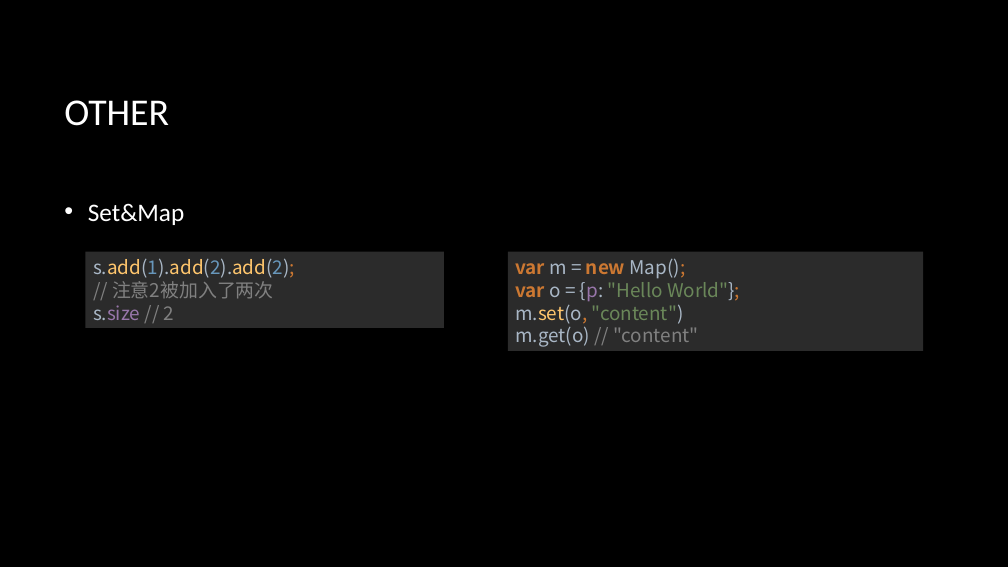
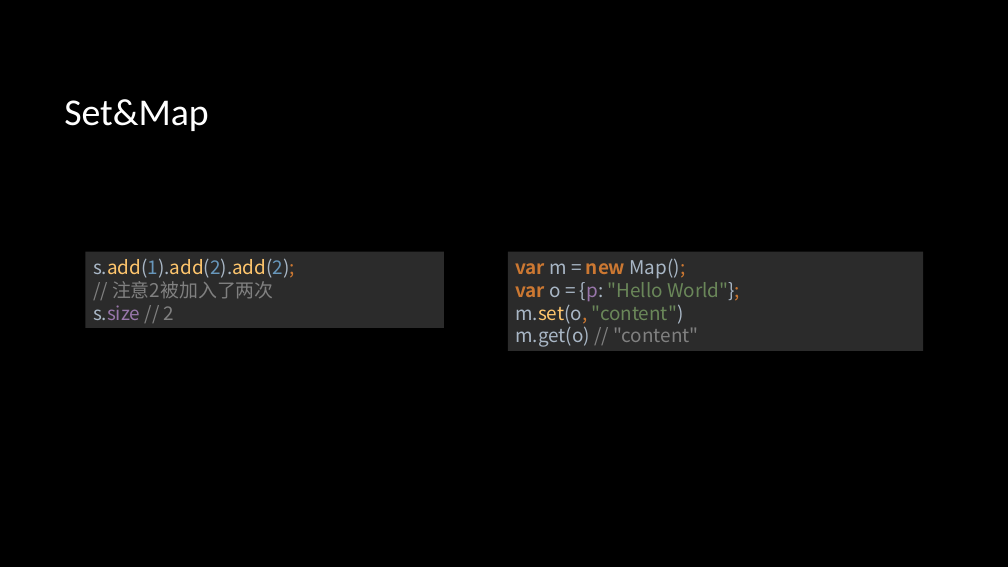
Before and after one commit to zhanglingkang/study, a slide deck: slide 27 of article/front-end/前端技术分享.pptx (slide 21 before the commit). Drawn at 1008x567 pixels with LibreOffice and Linux fonts; fonts in the diff are those of the drawing; background and template pictures are left out. Boxes give left, top, right and bottom in pixels: in the first picture for what was removed or moved away, otherwise in the second. Text is boxed around its words. In the diff, an @@ line names an element or a change of style, - is before the commit and + after.

```diff
--- a/article/front-end/前端技术分享.pptx
+++ b/article/front-end/前端技术分享.pptx
@@ title at <box>64,99,209,131</box>: text changed @@
-OTHER
+Set&Map
@@ text removed at <box>88,203,184,225</box> @@
-• Set&Map
```
Also in this commit, not shown: 7 other slides changed, 9 slides added, 1 other file.
